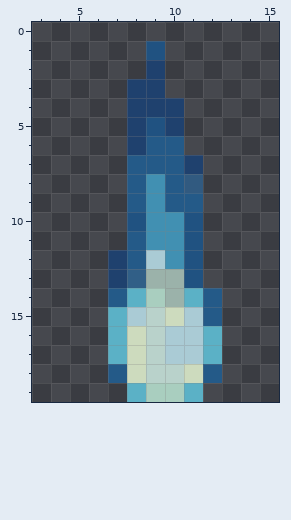
File history of a pixel-art sprite, shipsurvive/img/sprite/welder_fire_small.png. That is the earlier state.
The file is 20x20 pixels. Colours within 5 levels of each other are drawn and written as one. Shown: x 3..15, y 0..19.
And afterwards:
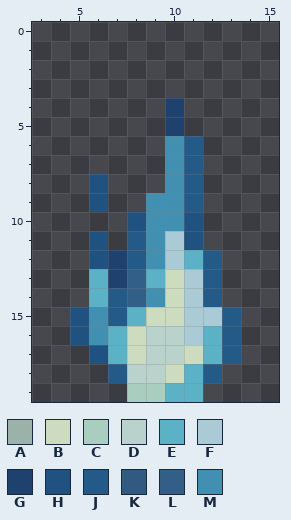
Palette (. is transparent): A #9bb2aa  B #cddbbe  C #a9cebf  D #b9d2cb  E #5bb1c6  F #aacbd5  G #1f416e  H #205281  J #245a88  K #315a80  L #315f87  M #4190b2
The exact change:
Changed rows in their new state; - is an unchanged pixel.
first column x 5:
 1 ----.----
 2 ----.----
 3 ---..----
 4 ---..----
 5 ---..----
 6 ---..MJ--
 7 ---..MJ--
 8 -H-..MJ--
 9 -H-.-M---
11 -H---F---
12 -H--MFEJ-
13 -E--EBFJ-
14 -E-LMBF--
15 HMJEB--FJ
16 HM---D--J
17 -H---DB-J
18 ---D-BE--
19 ---C-E---
Changed places in both pictures, as pixel boxes (x1, y1, x2, y2):
changed: (70, 41, 241, 402)
